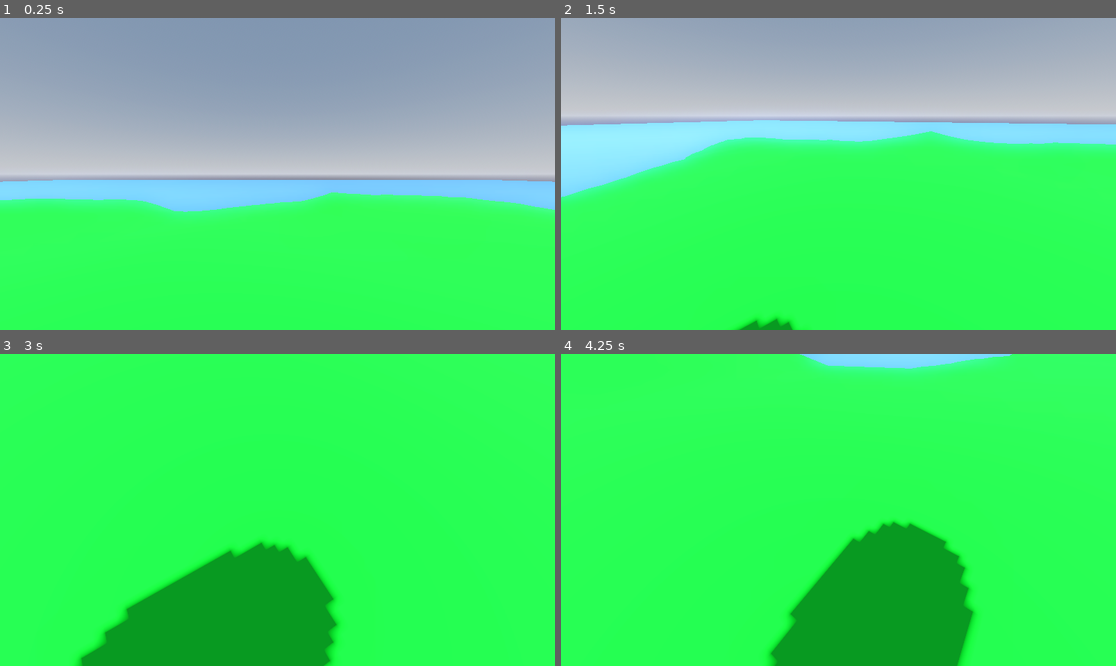
Above: before the commit, frames 1-4 (two rows, left to right).
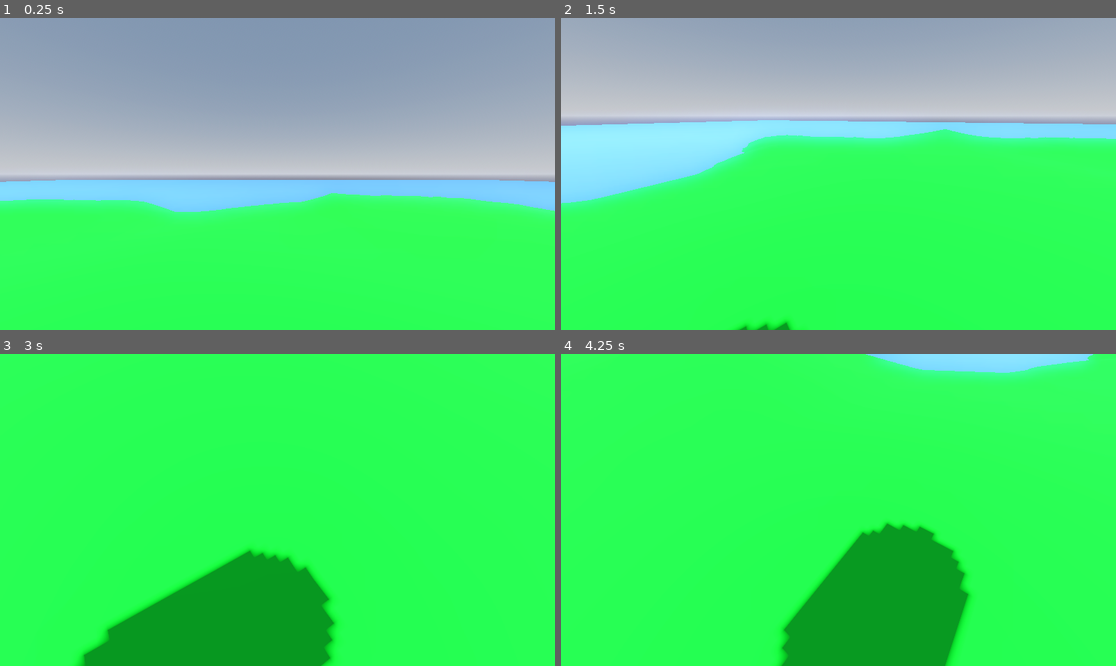
Above: after the commit, the same moments.

Repository: siwanetzu/godot-micro-survival-game
Game: Godot game, scene res://scenes/main.tscn
The game is run twice, just before and just after one commit, with the same random seed, the same clock (stepped at 60 frames per second) and the same inputs.
Inputs (mouse positions are in pixels of both pictures, inside the frame that each line leads up to):
- Up to frame 1 (0.25 s): no input
- Up to frame 2 (1.5 s): tap Enter at 0.5 s; move the mouse to (960, 158) at 0.52 s; hold D (move_right) 0.53-1.28 s; move the mouse to (727, 189) at 1.27 s; hold S (move_back) from 1.28 s (still down)
- Up to frame 3 (3 s): move the mouse to (333, 441) at 2.02 s; release S (move_back) at 2.03 s; hold D (move_right) 2.03-2.78 s; tap Space at 2.75 s; move the mouse to (249, 572) at 2.77 s; hold W (move_forward) from 2.78 s (still down)
- Up to frame 4 (4.25 s): move the mouse to (1005, 556) at 3.52 s; release W (move_forward) at 3.53 s; hold A (move_left) from 3.53 s (still down)

The runs differ from the first frame. In frame 1, 0.2% of the frame differs, in the area x 0-100%, y 51-63%; in frame 2, 4.1%, in the area x 0-100%, y 32-100%; in frame 3, 1.8%; in frame 4, 4.1%.

Commit message:
input variable for velocity x and z

Diff:
--- a/scripts/player.gd
+++ b/scripts/player.gd
@@ -34,4 +34,9 @@
 	camera.position = head.global_position
 
 func _physics_process(delta: float) -> void:
-	pass
+	var input = Input.get_vector("move_left", "move_right", "move_forward", "move_back")
+
+	velocity.x = input.x * move_speed
+	velocity.z = input.y * move_speed
+
+	move_and_slide()
